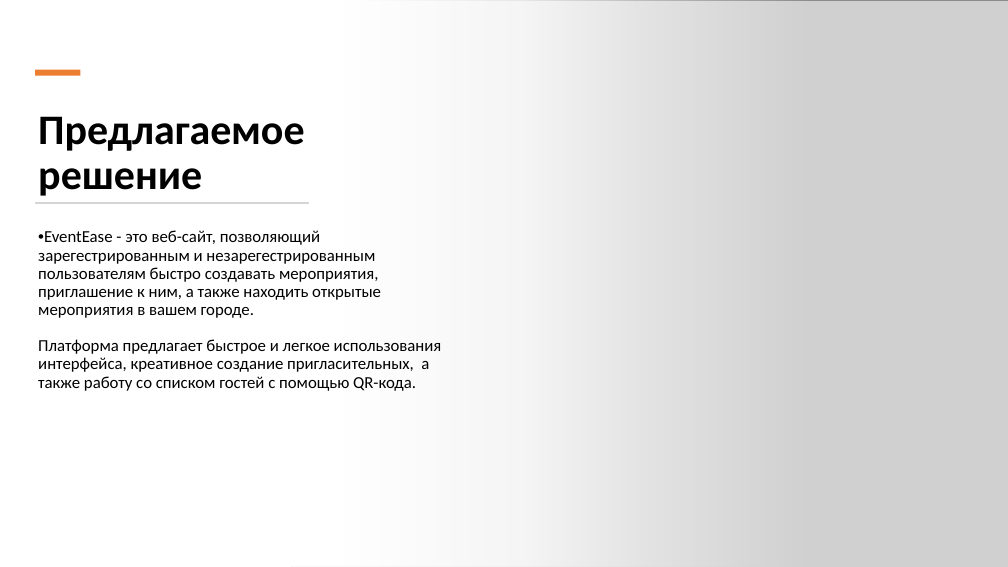
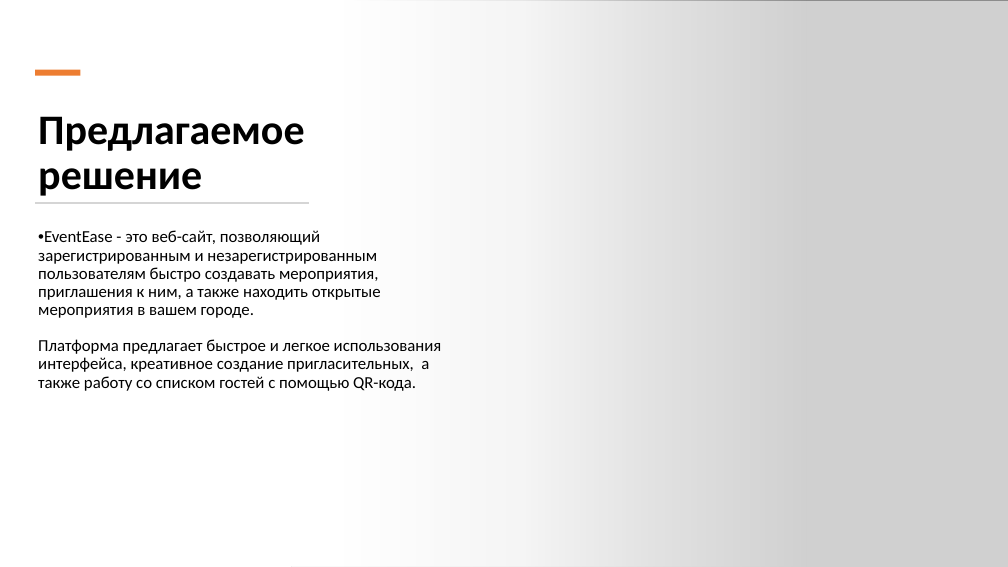
Before and after one commit to vYw7w7q7v/project7-2, a slide deck: slide 4 of Документация/Презентация проекта.pptx. Drawn at 1008x567 pixels with LibreOffice and Linux fonts; fonts in the diff are those of the drawing; grey boxes stand for pictures. Boxes give left, top, right and bottom in pixels: in the first picture for what was removed or moved away, otherwise in the second. Text is boxed around its words. In the diff, an @@ line names an element or a change of style, - is before the commit and + after.

```diff
--- a/Документация/Презентация проекта.pptx
+++ b/Документация/Презентация проекта.pptx
@@ text at (38, 230, 442, 391): text changed @@
-• EventEase - это веб-сайт, позволяющий зарегестрированным и незарегестрированным пользователям быстро создавать мероприятия, приглашение к ним, а также находить открытые мероприятия в вашем городе.
-  Платформа предлагает быстрое и легкое использования интерфейса, креативное создание пригласительных, а также работу со списком гостей с помощью QR-кода.
+• EventEase - это веб-сайт, позволяющий зарегистрированным и незарегистрированным пользователям быстро создавать мероприятия, приглашения к ним, а также находить открытые мероприятия в вашем городе.
+  Платформа предлагает быстрое и легкое использования интерфейса, креативное создание пригласительных, а также работу со списком гостей с помощью QR-кода.
```
Also in this commit, not shown: 5 other slides changed, 3 slides added, 1 slide removed, 5 other files.
